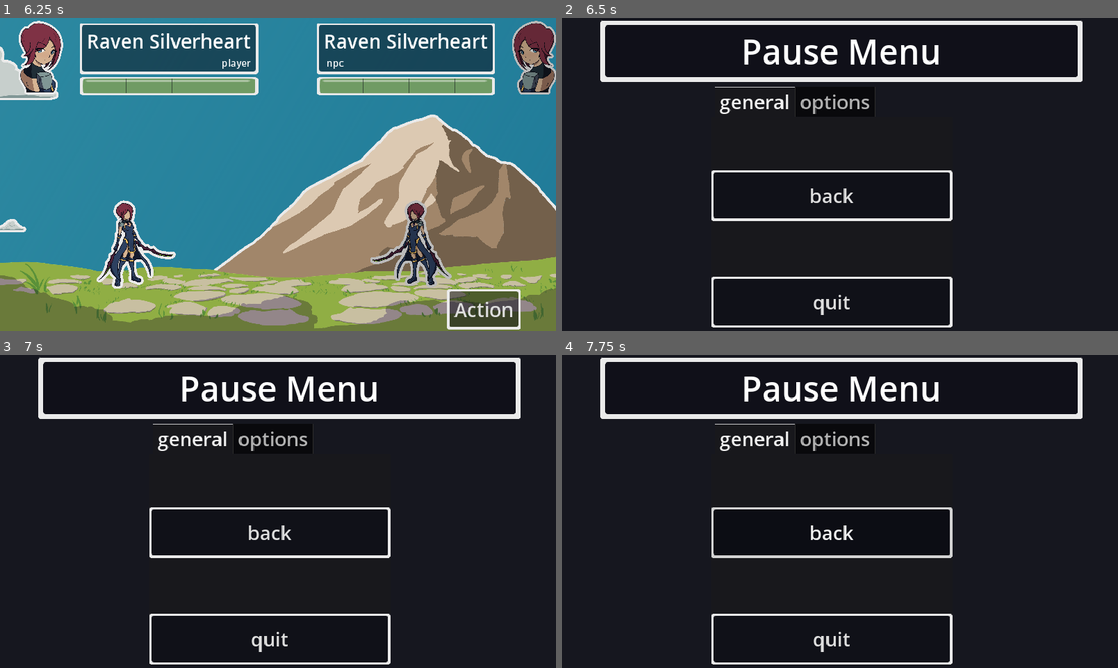
Above: before the commit, frames 1-4 (two rows, left to right).
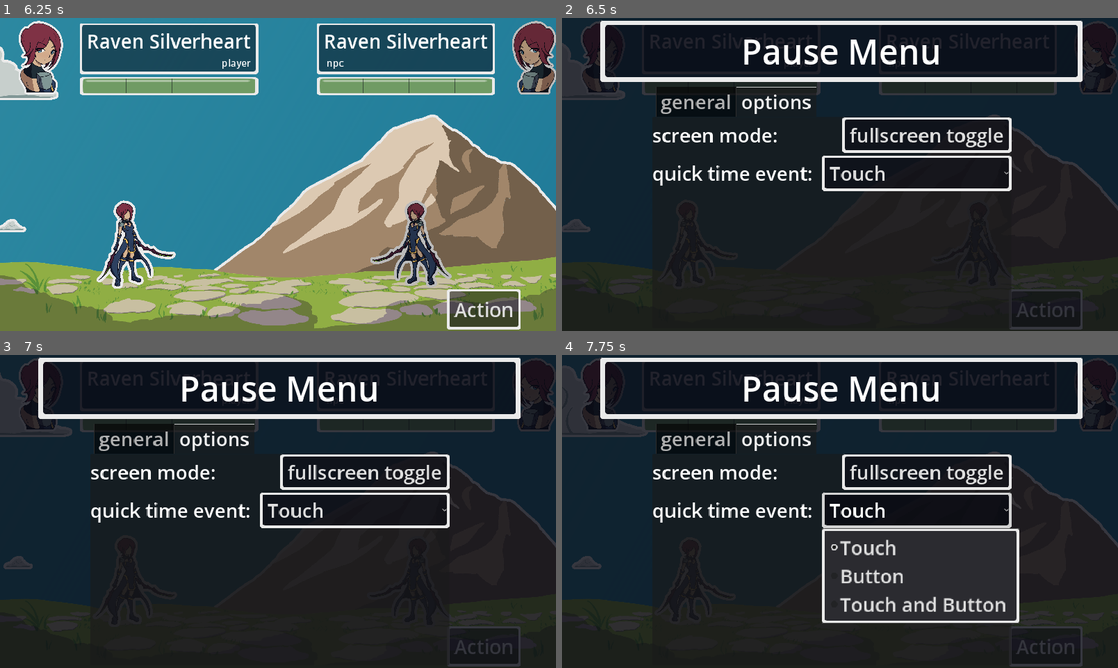
Above: after the commit, the same moments.

Repository: MajorZiploc/sticker_book_moments
Game: Godot game, scene res://scenes/title_scene.tscn
The game is run twice, just before and just after one commit, with the same random seed, the same clock (stepped at 60 frames per second) and the same inputs.
Inputs (mouse positions are in pixels of both pictures, inside the frame that each line leads up to):
- Up to frame 1 (6.25 s): click "Play" at 0.5 s; click "Raven Silverheart" at 1.25 s; click "Raven Silverheart" at 2 s; tap Enter at 2.75, 3.6, 5.85 s; move the mouse to (400, 158) at 2.77 s; hold D (right) 2.78-3.53 s; click (400, 158) at 2.85 s; move the mouse to (166, 190) at 3.52 s; hold S (down) 3.53-4.28 s; move the mouse to (333, 105) at 4.27 s; hold D (right) 4.28-5.03 s; tap F at 4.35 s; move the mouse to (250, 237) at 5.02 s; hold W (up) 5.03-5.78 s; click (250, 237) at 5.1 s; move the mouse to (444, 221) at 5.77 s; hold A (left) from 5.78 s (still down)
- Up to frame 2 (6.5 s): keep holding A (left); tap Escape (pause) at 6.4 s
- Up to frame 3 (7 s): keep holding A (left); move the mouse to (111, 464) at 6.52 s; tap F at 6.6 s
- Up to frame 4 (7.75 s): move the mouse to (867, 511) at 7.27 s; release A (left) at 7.28 s; hold S (down) from 7.28 s (still down); click (867, 511) at 7.35 s

Frame 1 is identical in both runs. In frame 2, 8.5% of the frame differs, in the area x 0-100%, y 0-100%; in frame 3, 8.7%; in frame 4, 13%.
Error before the commit: Trying to assign value of type 'HBoxContainer' to a variable of type 'OptionButton'. (res://scenes/pause_menu.gd:4)

Commit message:
use pause menu component in all scenes

Diff:
--- a/scenes/battle_scene.gd
+++ b/scenes/battle_scene.gd
@@ -41,6 +41,8 @@
 
 @export var is_player_turn = true;
 @export var std_cam_zoom: Vector2 = Vector2(0.5, 0.5);
+
+var pause_menu = null;
 
 var player_inventory_size = 9;
 var player_inventory_item_types = [];
@@ -261,7 +263,8 @@
   if round_happening:
     qte_attempt(event);
     return;
-  SceneHelper.process_input(event);
+  pause_menu = SceneHelper.toggle_pause_menu(event, ui, pause_menu);
+  if pause_menu: return;
 
 func qte_attempt(event: InputEvent):
   var qte_item = get_qte_item(qte_current_action_count);
--- a/scenes/choose_char.gd
+++ b/scenes/choose_char.gd
@@ -1,12 +1,15 @@
 extends Node2D
 
 @onready var ui: Control = $ui_root/ui;
+
+var pause_menu = null;
 
 func _ready():
   create_char_choices();
 
 func _input(event: InputEvent):
-  SceneHelper.process_input(event);
+  pause_menu = SceneHelper.toggle_pause_menu(event, ui, pause_menu);
+  if pause_menu: return;
 
 func on_char_selected(key: CombatUnitData.Type):
   AppState.insert_data(Constants.player, {"combat_unit_data_type": key, "health": CombatUnitData.default_max_health});
--- a/scenes/level_map.gd
+++ b/scenes/level_map.gd
@@ -1,12 +1,15 @@
 extends Node2D
 
 @onready var ui: Control = $ui_root/ui;
+
+var pause_menu = null;
 
 func _ready():
   create_char_choices();
 
 func _input(event: InputEvent):
-  SceneHelper.process_input(event);
+  pause_menu = SceneHelper.toggle_pause_menu(event, ui, pause_menu);
+  if pause_menu: return;
 
 func on_char_selected(key: CombatUnitData.Type):
   AppState.insert_data(Constants.npc, {"combat_unit_data_type": key, "health": CombatUnitData.default_max_health});
--- a/scenes/title_scene.gd
+++ b/scenes/title_scene.gd
@@ -14,3 +14,4 @@
 
 func _input(event: InputEvent):
   pause_menu = SceneHelper.toggle_pause_menu(event, ui, pause_menu);
+  if pause_menu: return;
